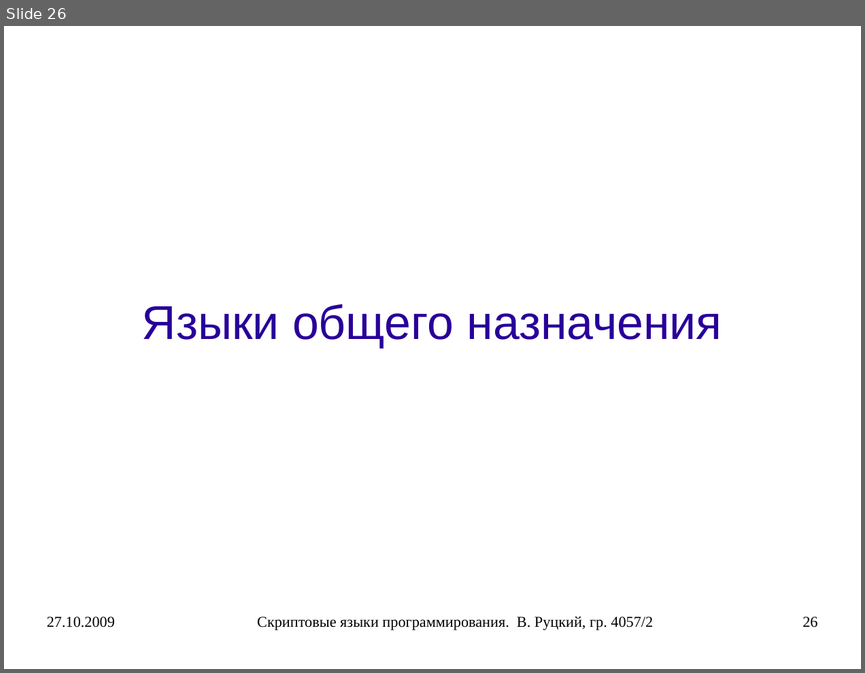
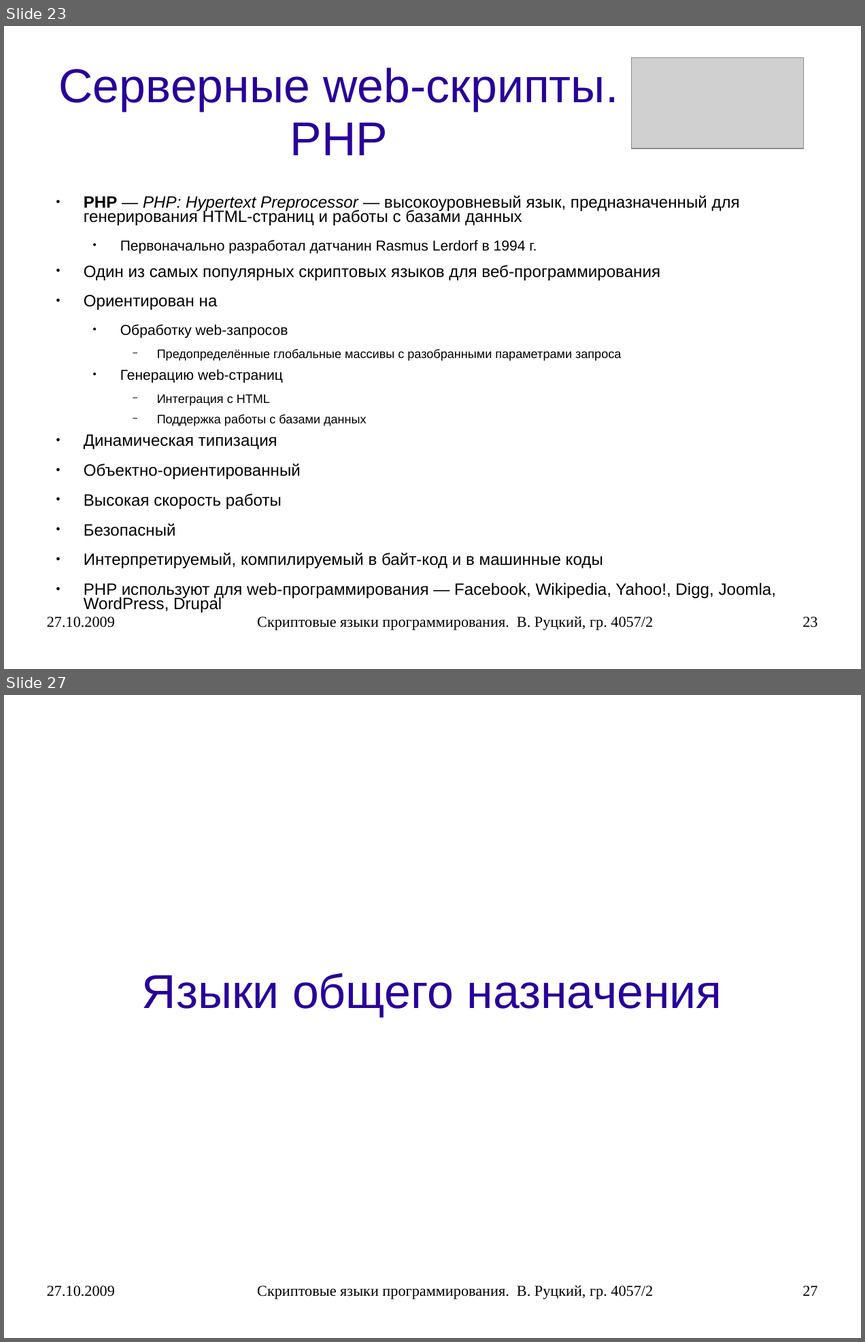
Before and after one commit to rutsky/semester07, a slide deck: Operation_systems/scripting_languages/40572_Rutsky_Scripting_languages.ppt. Shown one above the other, each under a label of ours: slide 26 before the commit, slides 23 and 27 after it; the slides between them are not shown. The pictures are 865x673 and 865x1342 pixels, drawn with LibreOffice and Linux fonts; fonts in the diff are those of the drawing; grey boxes stand for pictures. Boxes give left, top, right and bottom in pixels: in the first picture for what was removed or moved away, otherwise in the second. Text is boxed around its words. In the diff, an @@ line names an element or a change of style, - is before the commit and + after.

```diff
--- a/Operation_systems/scripting_languages/40572_Rutsky_Scripting_languages.ppt
+++ b/Operation_systems/scripting_languages/40572_Rutsky_Scripting_languages.ppt
@@ slide 23 added at (4, 26, 861, 669), background #FFFFFF @@
@@ picture added at (632, 58, 803, 149) @@
@@ title added at (59, 67, 619, 155), 44 pt, text #280099 @@
+Серверные web-скрипты. PHP
@@ text added at (84, 195, 776, 612), 15.2 pt, text #000000 @@
+● PHP — PHP: Hypertext Preprocessor — высокоуровневый язык, предназначенный для генерирования HTML-страниц и работы с базами данных
+  ● Первоначально разработал датчанин Rasmus Lerdorf в 1994 г.
+● Один из самых популярных скриптовых языков для веб-программирования
+● Ориентирован на
+  ● Обработку web-запросов
+    − Предопределённые глобальные массивы с разобранными параметрами запроса
+  ● Генерацию web-страниц
+    − Интеграция с HTML
+    − Поддержка работы с базами данных
+● Динамическая типизация
+● Объектно-ориентированный
+● Высокая скорость работы
+● Безопасный
+● Интерпретируемый, компилируемый в байт-код и в машинные коды
+● PHP используют для web-программирования — Facebook, Wikipedia, Yahoo!, Digg, Joomla, WordPress, Drupal
@@ text added at (47, 616, 115, 627), 14 pt, text #000000 @@
+27.10.2009
@@ text added at (257, 616, 653, 630), 14 pt, text #000000 @@
+Скриптовые языки программирования. В. Руцкий, гр. 4057/2
@@ page number added at (802, 616, 817, 627), 14 pt, text #000000 @@
+23
@@ what was slide 26 is now slide 27 @@
@@ page number at (802, 1285, 817, 1295): text changed @@
-26
+27
```
Also in this commit, not shown: 22 slides changed, 7 other slides added, 5 slides removed, 1 other file.
